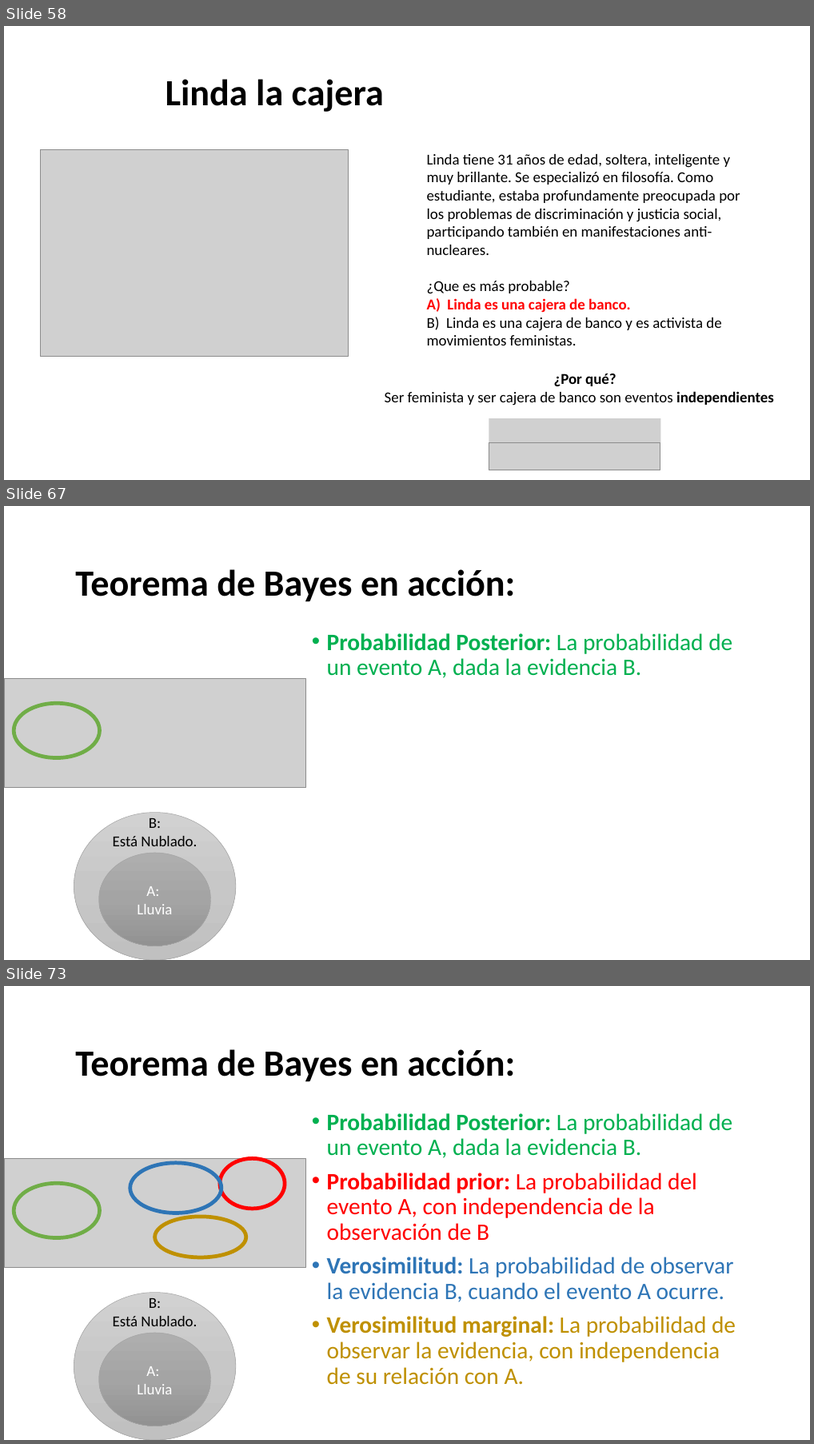
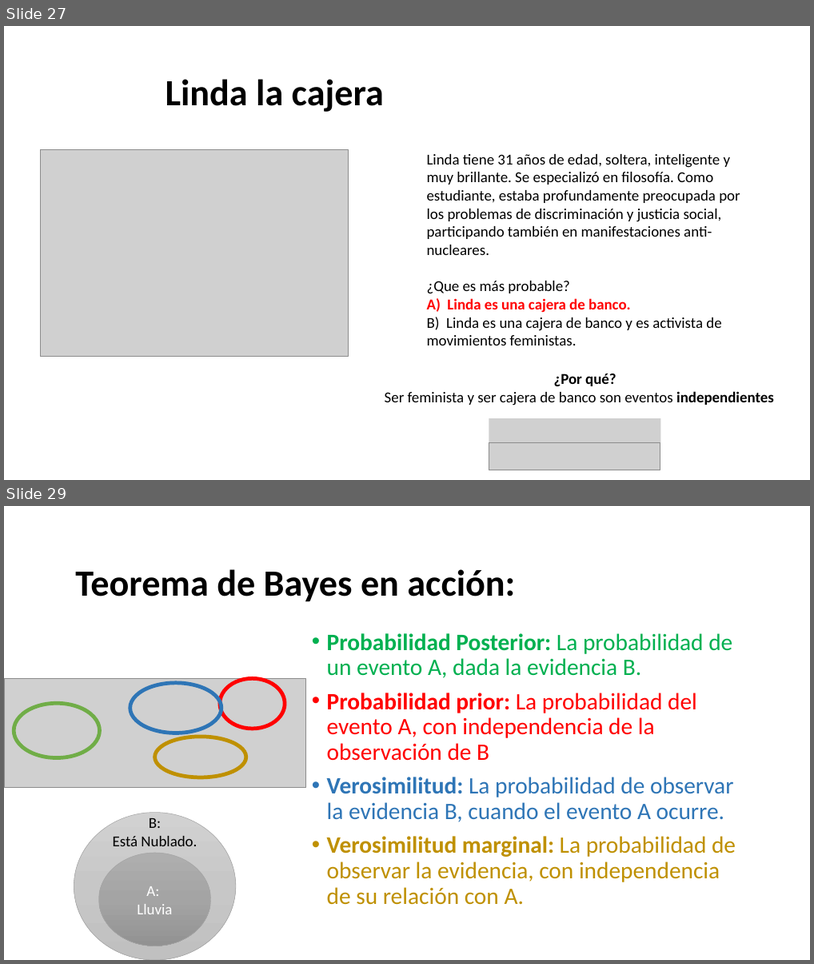
Before and after one commit to Adrifelcha/afchavez-019, a slide deck: Lab25/Adjuntías/2020-2/InferenciaBayesiana.pptx. Shown one above the other, each under a label of ours: slides 58, 67 and 73 before the commit, slides 27 and 29 after it; the slides between them are not shown. The pictures are 814x1444 and 814x964 pixels, drawn with LibreOffice and Linux fonts; fonts in the diff are those of the drawing; grey boxes stand for pictures. Boxes give left, top, right and bottom in pixels: in the first picture for what was removed or moved away, otherwise in the second. Text is boxed around its words. In the diff, an @@ line names an element or a change of style, - is before the commit and + after.

```diff
--- a/Lab25/Adjuntías/2020-2/InferenciaBayesiana.pptx
+++ b/Lab25/Adjuntías/2020-2/InferenciaBayesiana.pptx
@@ slide 67 removed at <box>4,506,810,960</box>, background #FFFFFF @@
@@ text removed at <box>75,569,515,602</box> @@
-Teorema de Bayes en acción:
@@ text removed at <box>327,633,733,678</box> @@
-• Probabilidad Posterior: La probabilidad de un evento A, dada la evidencia B.
@@ picture removed at <box>4,679,306,788</box> @@
@@ ellipse removed at <box>14,704,99,758</box> @@
@@ ellipse removed at <box>74,812,236,960</box> @@
-B:
-Está Nublado.
@@ ellipse removed at <box>99,852,211,946</box> @@
-A:
-Lluvia
@@ what was slide 58 is now slide 27 @@
@@ what was slide 73 is now slide 29 @@
```
Also in this commit, not shown: 14 slides changed, 2 slides added, 59 other slides removed, 5 other files.
